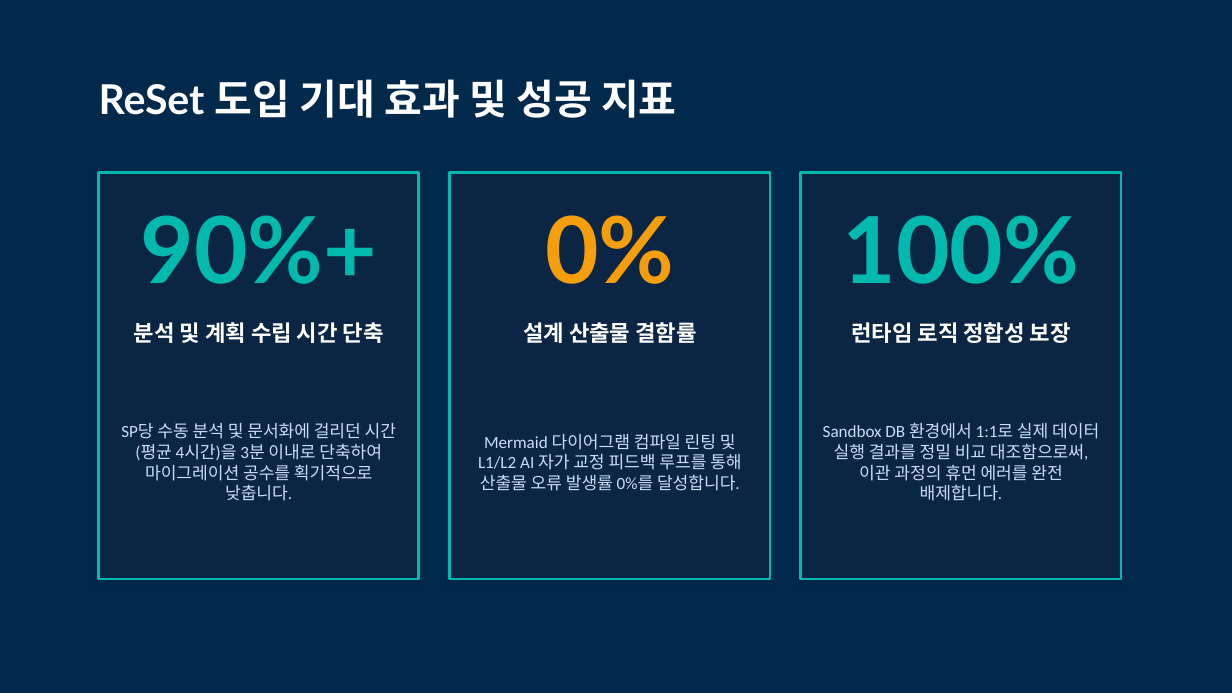
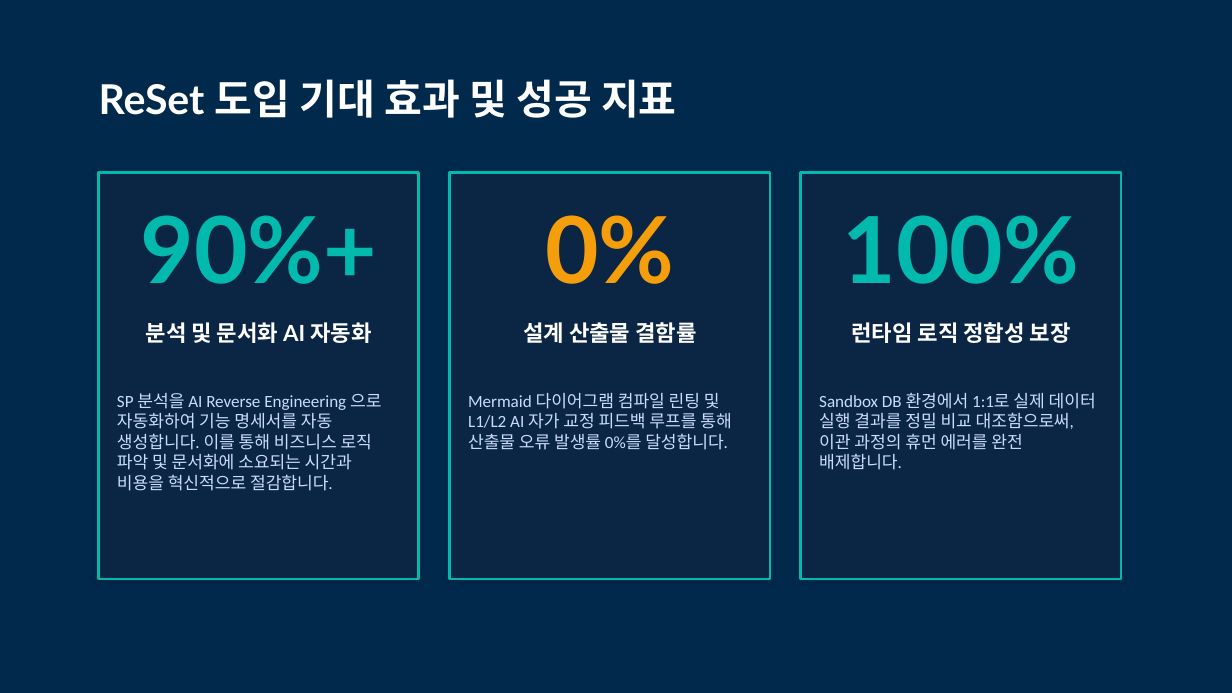
Before and after one commit to moondae815/sp-reverse-engineering, a slide deck: slide 10 of docs/ReSet_Presentation.pptx. Drawn at 1232x693 pixels with LibreOffice and Linux fonts; fonts in the diff are those of the drawing. Boxes give left, top, right and bottom in pixels: in the first picture for what was removed or moved away, otherwise in the second. Text is boxed around its words. In the diff, an @@ line names an element or a change of style, - is before the commit and + after.

```diff
--- a/docs/ReSet_Presentation.pptx
+++ b/docs/ReSet_Presentation.pptx
@@ text at box(146, 322, 372, 343): text changed @@
-분석 및 계획 수립 시간 단축
+분석 및 문서화 AI 자동화
@@ text "SP 분석을 AI Reverse Engineering ..." at box(117, 393, 381, 491): vertical alignment middle to top @@
@@ text "Mermaid 다이어그램 컴파일 린팅 및 ..." at box(468, 393, 731, 450): alignment centre to left; vertical alignment middle to top @@
@@ text "Sandbox DB 환경에서 1:1로 실제 ..." at box(819, 393, 1096, 470): alignment centre to left; vertical alignment middle to top @@
@@ text at box(117, 393, 381, 491): text changed @@
-SP당 수동 분석 및 문서화에 걸리던 시간(평균 4시간)을 3분 이내로 단축하여 마이그레이션 공수를 획기적으로 낮춥니다.
+SP 분석을 AI Reverse Engineering 으로 자동화하여 기능 명세서를 자동 생성합니다. 이를 통해 비즈니스 로직 파악 및 문서화에 소요되는 시간과 비용을 혁신적으로 절감합니다.
```
Also in this commit, not shown: 9 other slides changed.
